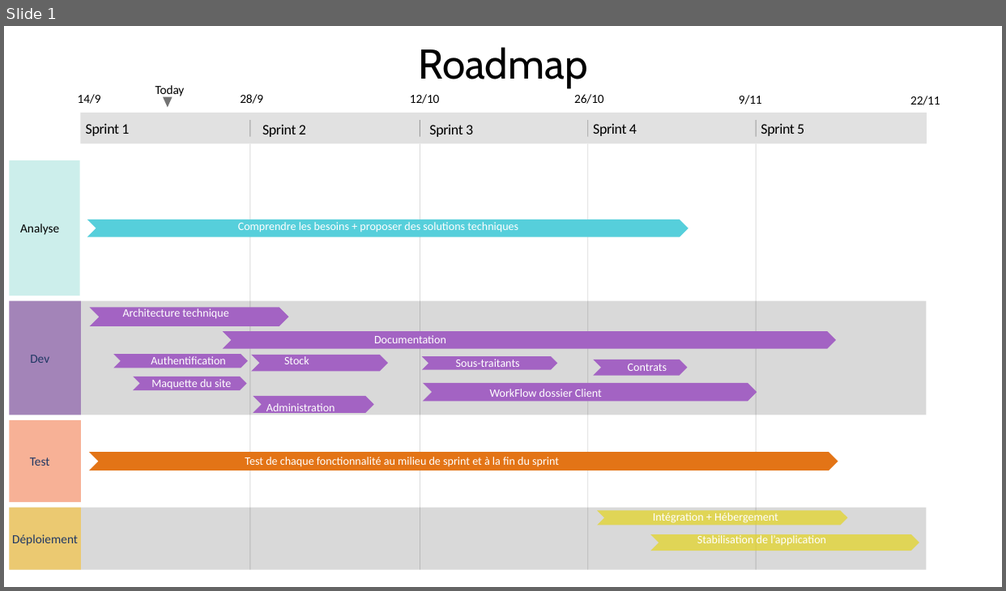
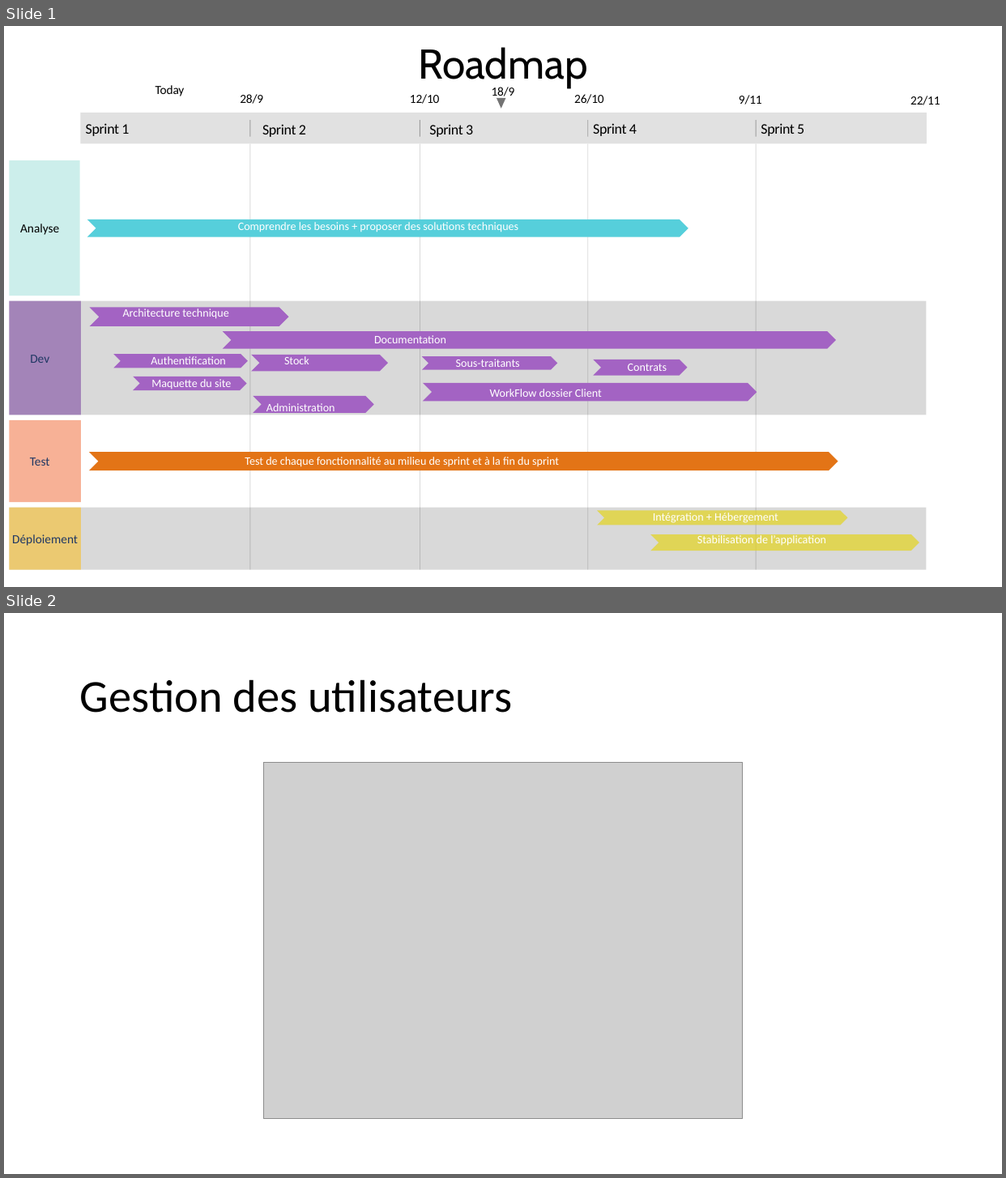
Before and after one commit to hech2030/Promes, a slide deck: Documentation/Roadmap.pptx. Shown one above the other, each under a label of ours: slide 1 before the commit, slides 1 and 2 after it. The pictures are 1006x591 and 1006x1178 pixels, drawn with LibreOffice and Linux fonts; fonts in the diff are those of the drawing; grey boxes stand for pictures. Boxes give left, top, right and bottom in pixels: in the first picture for what was removed or moved away, otherwise in the second. Text is boxed around its words. In the diff, an @@ line names an element or a change of style, - is before the commit and + after.

```diff
--- a/Documentation/Roadmap.pptx
+++ b/Documentation/Roadmap.pptx
@@ slide 2 added at (x1=4, y1=613, x2=1002, y2=1174), background #FFFFFF @@
@@ title added at (x1=80, y1=679, x2=512, y2=713), 44 pt, text #000000 @@
+Gestion des utilisateurs
@@ picture added at (x1=263, y1=763, x2=742, y2=1119) @@
@@ slide 1 changed as well @@
@@ text at (x1=492, y1=87, x2=515, y2=100): text changed @@
-14/9
+18/9
@@ triangle moved from (x1=163, y1=97, x2=172, y2=108) to (x1=496, y1=98, x2=505, y2=109) @@
```
Also in this commit, not shown: 22 other slides added.
